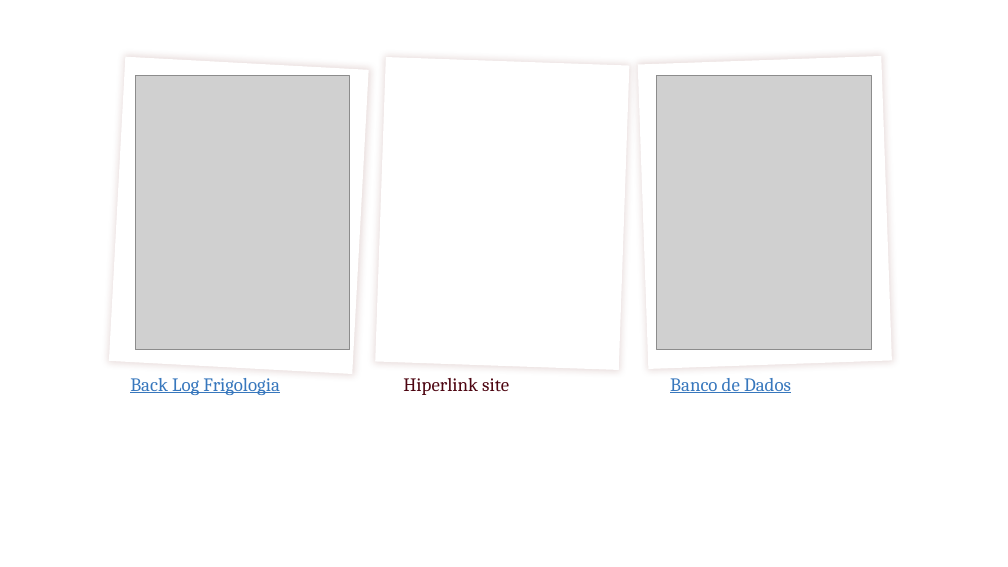
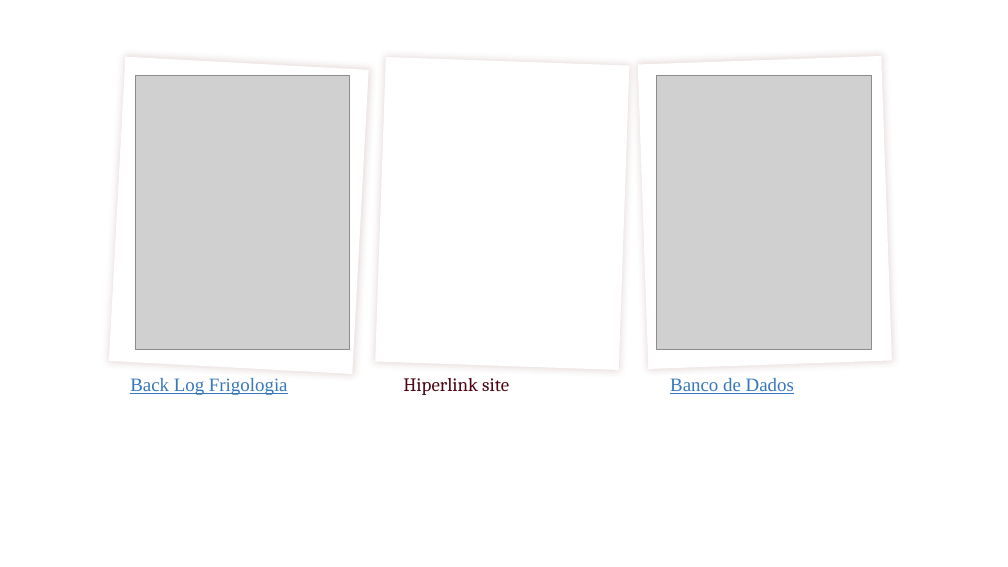
Before and after one commit to DavidRafaelDev/Grupo08ADSB, a slide deck: slide 11 of apresentação projeto P.I.pptx. Drawn at 1008x567 pixels with LibreOffice and Linux fonts; fonts in the diff are those of the drawing; grey boxes stand for pictures; background and template pictures are left out. Boxes give left, top, right and bottom in pixels: in the first picture for what was removed or moved away, otherwise in the second. Text is boxed around its words. In the diff, an @@ line names an element or a change of style, - is before the commit and + after.

```diff
--- a/apresentação projeto P.I.pptx
+++ b/apresentação projeto P.I.pptx
@@ text "Back Log Frigologia" at (130,378,288,395): font Cambria to Times New Roman @@
@@ text "Banco de Dados" at (670,378,794,394): font Cambria to Times New Roman @@
```
Also in this commit, not shown: 11 other slides changed.
